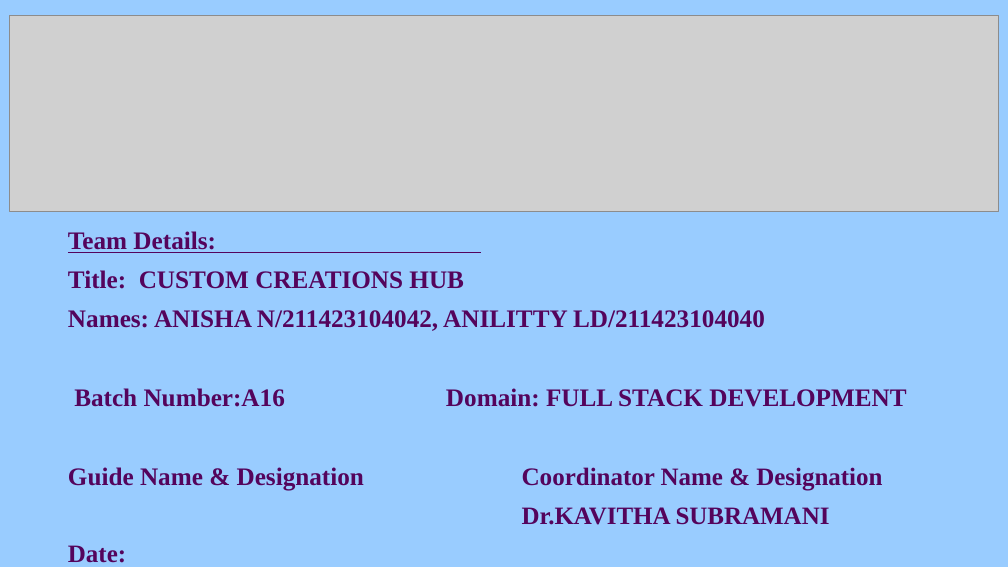
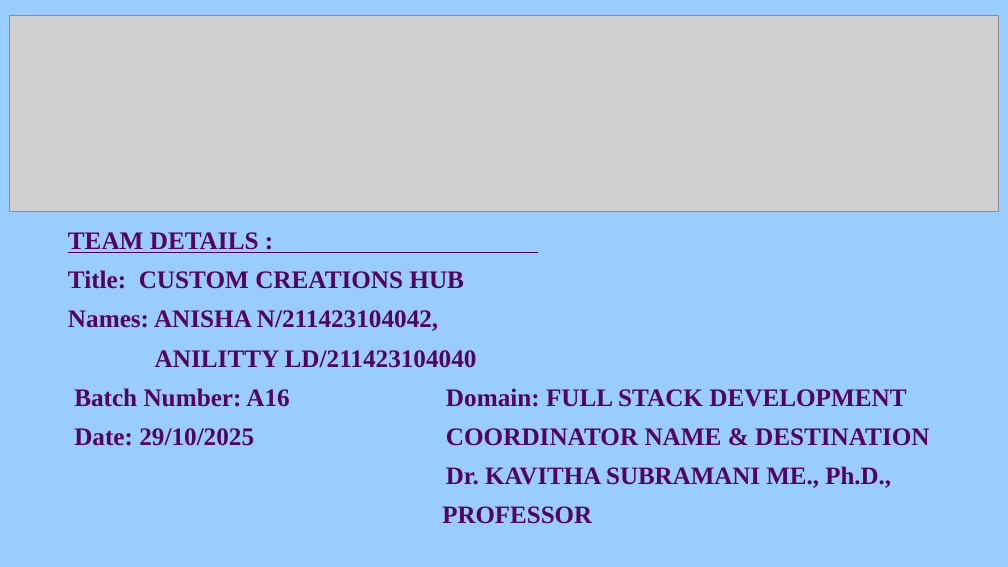
Before and after one commit to Anisha5687/Mini_Project, a slide deck: slide 1 of ppt/PPT FINAL A16.pptx. Drawn at 1008x567 pixels with LibreOffice and Linux fonts; fonts in the diff are those of the drawing; grey boxes stand for pictures. Boxes give left, top, right and bottom in pixels: in the first picture for what was removed or moved away, otherwise in the second. Text is boxed around its words. In the diff, an @@ line names an element or a change of style, - is before the commit and + after.

Commit message:
Updated feature or fixed bug

```diff
--- a/ppt/PPT FINAL A16.pptx
+++ b/ppt/PPT FINAL A16.pptx
@@ subtitle at box(68, 232, 259, 253): text changed @@
-Team Details:
+TEAM DETAILS :
@@ subtitle at box(68, 310, 929, 524): text changed @@
-Names: ANISHA N/211423104042, ANILITTY LD/211423104040
-Batch Number:A16 Domain: FULL STACK DEVELOPMENT
-Guide Name & Designation Coordinator Name & Designation
-Dr.KAVITHA SUBRAMANI
-Date:
+Names: ANISHA N/211423104042,
+ANILITTY LD/211423104040
+Batch Number: A16 Domain: FULL STACK DEVELOPMENT
+Date: 29/10/2025 COORDINATOR NAME & DESTINATION
+Dr. KAVITHA SUBRAMANI ME., Ph.D.,
+PROFESSOR
```
